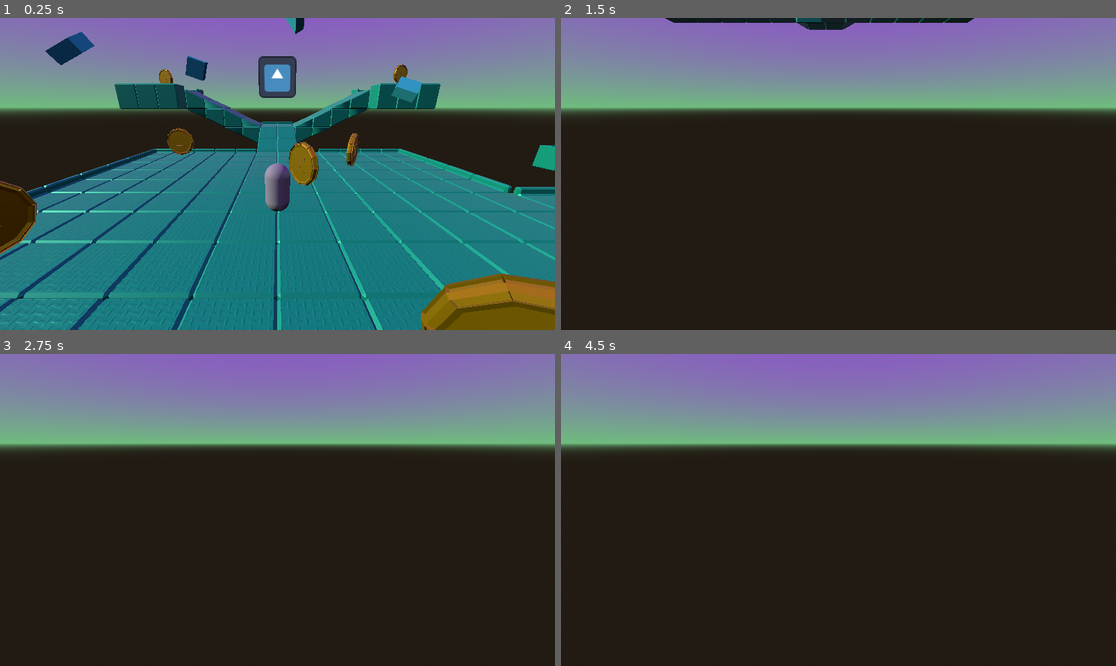
Above: before the commit, frames 1-4 (two rows, left to right).
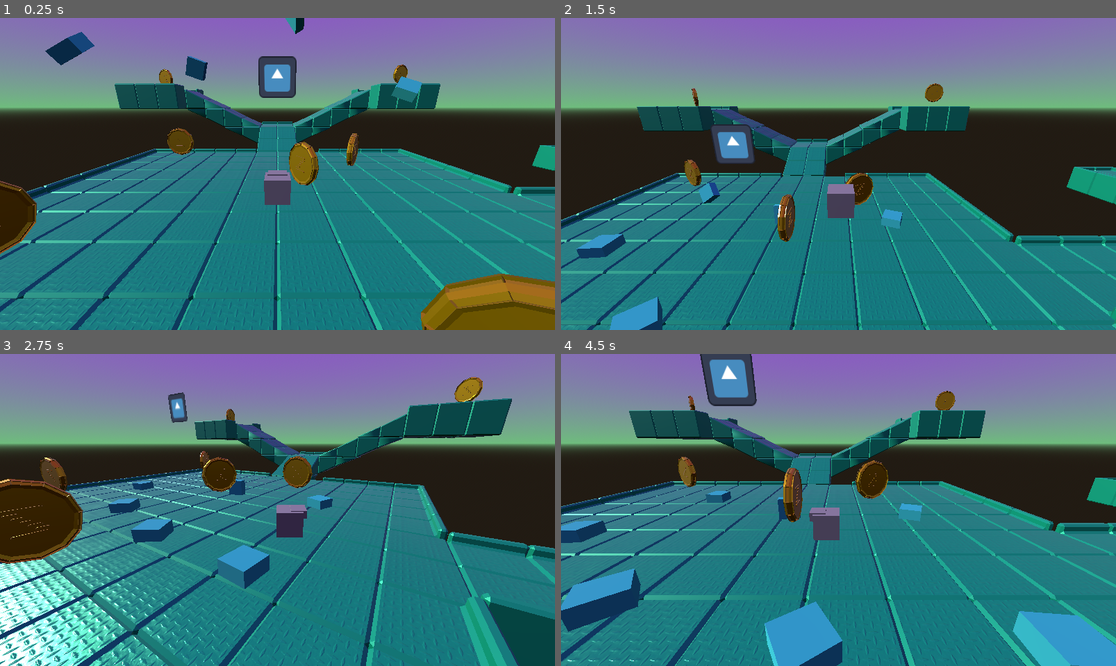
Above: after the commit, the same moments.

Repository: IsaiahMurray/3D-Platformer-Tutorial
Game: Godot game, scene res://scenes/level_1.tscn
The game is run twice, just before and just after one commit, with the same random seed, the same clock (stepped at 60 frames per second) and the same inputs. The engine's default icon, where the game draws it, is replaced by a stand-in: a white triangle on a blue panel in a dark square.
Inputs:
- Up to frame 1 (0.25 s): no input
- Up to frame 2 (1.5 s): tap Enter (ui_accept) at 0.5, 0.77 s; hold Right (ui_right) 0.53-1.28 s; tap A (camera_left) at 0.6 s; hold Down (ui_down) from 1.28 s (still down); tap D (camera_right) at 1.35 s
- Up to frame 3 (2.75 s): tap Enter (ui_accept) at 1.52 s; release Down (ui_down) at 2.03 s; hold Right (ui_right) from 2.03 s (still down); tap A (camera_left) at 2.1 s
- Up to frame 4 (4.5 s): release Right (ui_right) at 2.78 s; hold Up (ui_up) 2.78-3.53 s; tap D (camera_right) at 2.85, 4.35 s; tap Enter (ui_accept) at 3.02, 3.77 s; hold Left (ui_left) from 3.53 s (still down); tap A (camera_left) at 3.6 s

The runs differ from the first frame. In frame 1, 0.5% of the frame differs, in the area x 47-53%, y 46-63%; in frame 2, 51%; in frame 3, 59%; in frame 4, 63%, in the area x 0-100%, y 0-100%.

Commit message:
Fixing raycast
-Adjusting other axis to prevent slanting

Diff:
--- a/3d-platformer-tutorial/player.tscn
+++ b/3d-platformer-tutorial/player.tscn
@@ -1,22 +1,22 @@
 [gd_scene load_steps=4 format=3 uid="uid://c511vl5patgmo"]
 
-[sub_resource type="CapsuleMesh" id="CapsuleMesh_ajmah"]
+[sub_resource type="BoxMesh" id="BoxMesh_lpem4"]
 
 [sub_resource type="BoxMesh" id="BoxMesh_wv4h8"]
 
-[sub_resource type="CapsuleShape3D" id="CapsuleShape3D_4spv6"]
+[sub_resource type="BoxShape3D" id="BoxShape3D_lie8u"]
 
 [node name="CharacterBody3D" type="CharacterBody3D"]
 
 [node name="MeshInstance3D" type="MeshInstance3D" parent="."]
-mesh = SubResource("CapsuleMesh_ajmah")
+mesh = SubResource("BoxMesh_lpem4")
 
 [node name="Face" type="MeshInstance3D" parent="MeshInstance3D"]
 transform = Transform3D(0.77349, 0, 0, 0, 0.317265, 0, 0, 0, 0.602063, 0, 0.385654, -0.336165)
 mesh = SubResource("BoxMesh_wv4h8")
 
 [node name="CollisionShape3D" type="CollisionShape3D" parent="."]
-shape = SubResource("CapsuleShape3D_4spv6")
+shape = SubResource("BoxShape3D_lie8u")
 
 [node name="Camera_Controller" type="Node3D" parent="."]
 top_level = true
